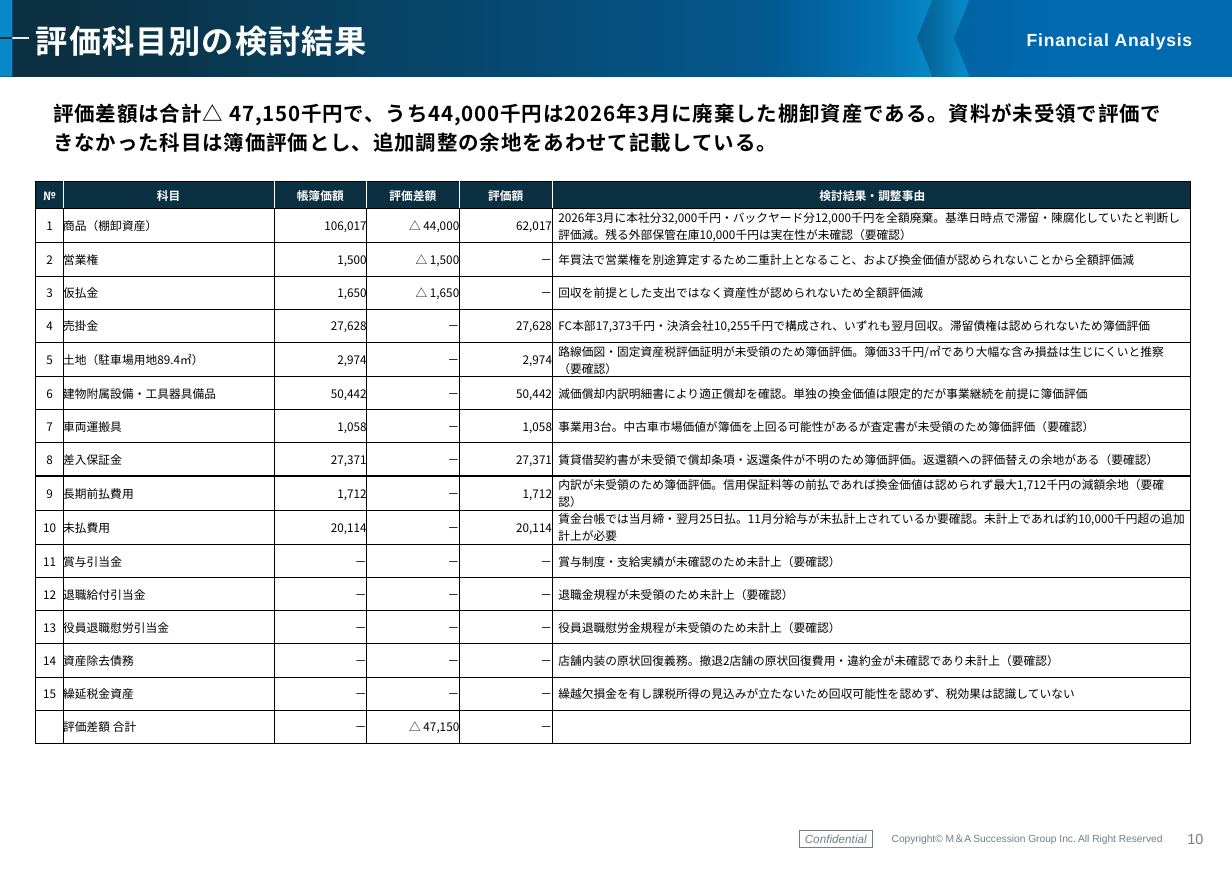
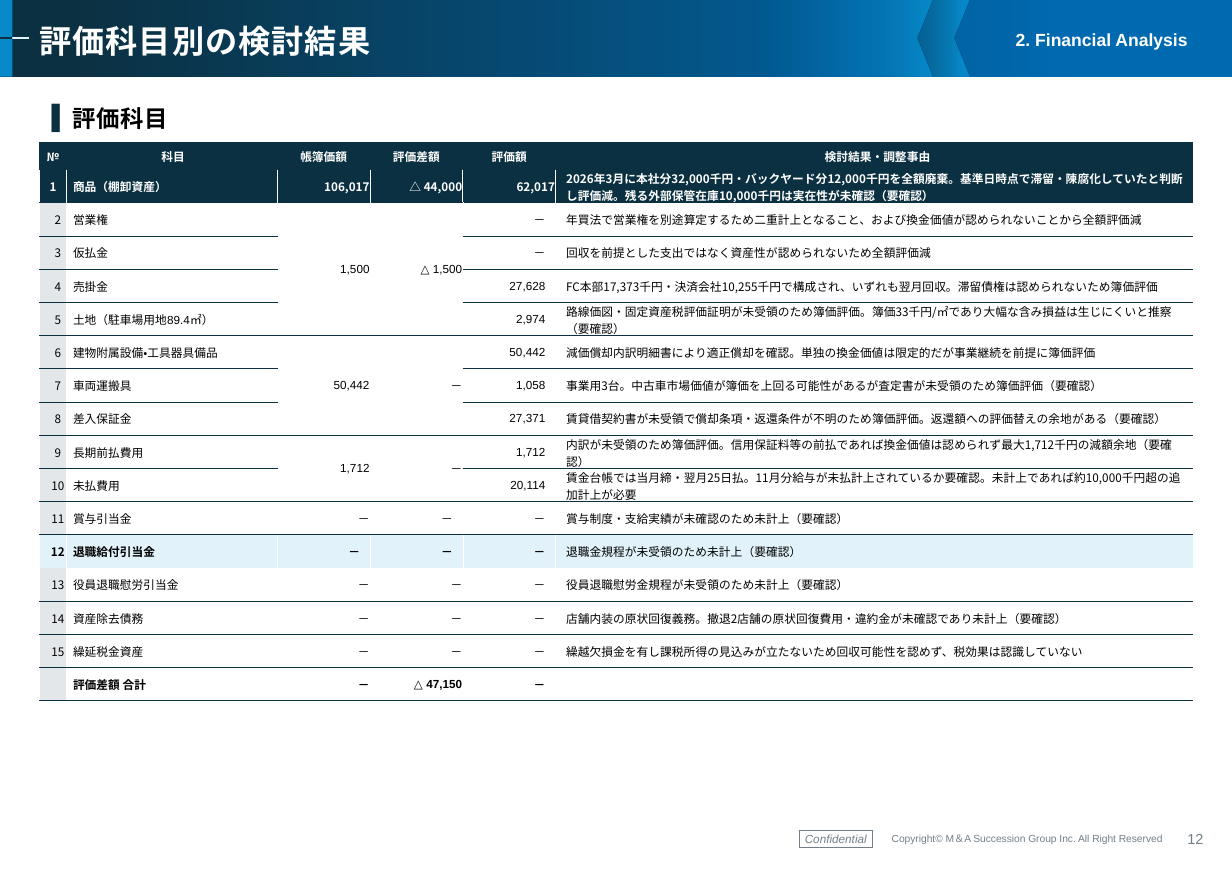
Before and after one commit to keisuketagaito/github-1st, a slide deck: slide 12 of LUXAS株式会社/株式価値評価書_LUXAS株式会社_20260923.pptx (slide 11 before the commit). Drawn at 1232x871 pixels with LibreOffice and Linux fonts; fonts in the diff are those of the drawing; background and template pictures are left out. Boxes give left, top, right and bottom in pixels: in the first picture for what was removed or moved away, otherwise in the second. Text is boxed around its words. In the diff, an @@ line names an element or a change of style, - is before the commit and + after.

```diff
--- a/LUXAS株式会社/株式価値評価書_LUXAS株式会社_20260923.pptx
+++ b/LUXAS株式会社/株式価値評価書_LUXAS株式会社_20260923.pptx
@@ text at bbox=[1016, 33, 1187, 50]: text changed @@
-Financial Analysis
+2. Financial Analysis
@@ subtitle removed at bbox=[53, 103, 1161, 152] @@
-評価差額は合計△ 47,150千円で、うち44,000千円は2026年3月に廃棄した棚卸資産である。資料が未受領で評価できなかった科目は簿価評価とし、追加調整の余地をあわせて記載している。
@@ text added at bbox=[72, 107, 168, 129], 16 pt, text #000000, bold @@
+▌ 評価科目
@@ table at bbox=[39, 142, 1193, 701] @@
-row 4, column 3: 1,650
+row 4, column 3: 
-row 4, column 4: △ 1,650
+row 4, column 4: 
-row 5, column 3: 27,628
+row 5, column 3: 
-row 5, column 4: －
+row 5, column 4: 
-row 6, column 3: 2,974
+row 6, column 3: 
-row 6, column 4: －
+row 6, column 4: 
-row 8, column 3: 1,058
+row 8, column 3: 
-row 8, column 4: －
+row 8, column 4: 
-row 9, column 3: 27,371
+row 9, column 3: 
-row 9, column 4: －
+row 9, column 4: 
-row 11, column 3: 20,114
+row 11, column 3: 
-row 11, column 4: －
+row 11, column 4: 
@@ fill none to #0B3041 in row 2 @@
@@ fill none to #E3E7E9 in 14 cells @@
@@ fill none to #FFFFFF in 14 cells @@
@@ fill none to #E1F2FB in row 13 @@
@@ text colour #000000 to #FFFFFF in "1", "商品（棚卸資産）", "106,017", "△ 44,000" and 2 more places @@
@@ bold on in "1", "商品（棚卸資産）", "106,017", "△ 44,000" and 11 more places @@
@@ font Noto Sans CJK JP to Arial in "営業権", "1,500", "△ 1,500", "－" and 44 more places @@
@@ borders changed @@
@@ table: place and size @@
-table at bbox=[36, 181, 1191, 740]
+table at bbox=[39, 142, 1193, 701]
@@ page number at bbox=[1187, 834, 1203, 844]: text changed @@
-10
+12
```
Also in this commit, not shown: 15 other slides changed, 9 slides added, 7 slides removed, 11 other files.
